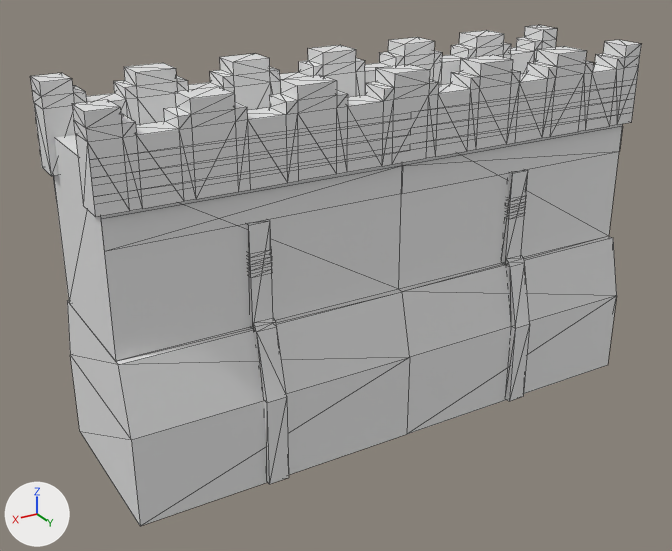
The COLLADA model art/meshes/structural/chin_wall_medium.dae as it was, and as the next commit left it.
Camera for both pictures: a 50 mm camera at (0.522, 0.815, 0.474) aimed at (0.033, -0.001, 0.067). Arrows for +X, +Y and +Z are at lower left; the lights stay in place. Mesh edges are drawn as thin lines. Where no turn or scale is listed for an object, it has been applied to the vertices.
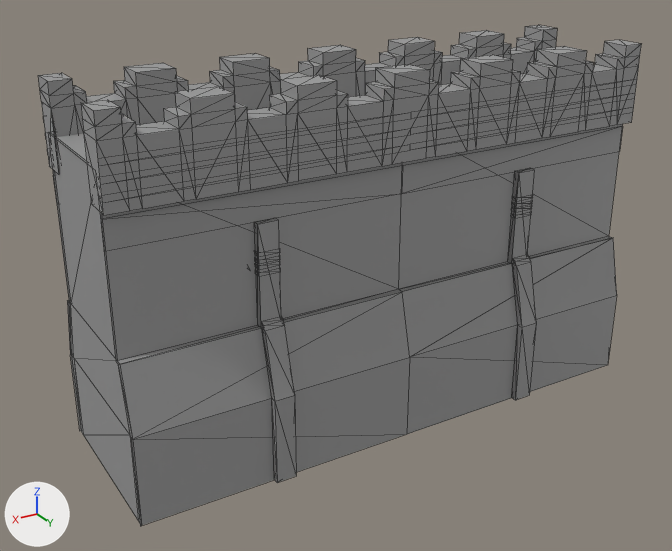
The newer file is also turned or shifted as a whole; pictures and numbers use the older file's frame.

Boxes (x1, y1, x2, y2) around the edits, measured in the pictures (672 x 551 px; the box of a moved part takes in the faces that stretch with it):
'Cube', reshaped
    before: (30, 25, 641, 526)
    after: (38, 25, 641, 526)
part 1 of me_cube_mesh_001, moved or reshaped
    before: (506, 255, 530, 401)
    after: (511, 254, 536, 400)
part 2 of me_cube_mesh_001, moved or reshaped
    before: (253, 318, 289, 484)
    after: (261, 317, 296, 483)
part 3 of me_cube_mesh_001, rebuilt
    before: (247, 249, 272, 258)
    after: (255, 248, 280, 257)
part 4 of me_cube_mesh_001, rebuilt (8% wider)
    before: (503, 169, 528, 265)
    after: (508, 168, 535, 264)
part 5 of me_cube_mesh_001, rebuilt
    before: (506, 201, 526, 208)
    after: (512, 200, 533, 207)
part 6 of me_cube_mesh_001, rebuilt
    before: (247, 220, 273, 329)
    after: (254, 218, 281, 327)
part 7 of me_cube_mesh_001, rebuilt
    before: (247, 256, 272, 265)
    after: (255, 255, 280, 264)
part 8 of me_cube_mesh_001, rebuilt
    before: (506, 206, 526, 213)
    after: (512, 206, 532, 212)
part 9 of me_cube_mesh_001, rebuilt
    before: (506, 212, 525, 219)
    after: (511, 211, 532, 218)
part 10 of me_cube_mesh_001, rebuilt
    before: (507, 195, 527, 202)
    after: (512, 194, 533, 201)
part 11 of me_cube_mesh_001, rebuilt (8% wider)
    before: (248, 269, 272, 277)
    after: (255, 268, 281, 276)
part 12 of me_cube_mesh_001, added
    after: (54, 137, 140, 522)
part 13 of me_cube_mesh_001, moved or reshaped
    before: (30, 73, 75, 176)
    after: (38, 73, 78, 174)
part 14 of me_cube_mesh_001, moved or reshaped
    before: (72, 100, 411, 217)
    after: (81, 100, 411, 215)
part 15 of me_cube_mesh_001, moved or reshaped
    before: (248, 262, 272, 271)
    after: (255, 261, 280, 269)
part 16 of me_cube_mesh_001, recoloured
    both: (73, 25, 641, 361)

Diff of the bpy script that builds the scene:
```diff
--- a/art/meshes/structural/chin_wall_medium.dae.py
+++ b/art/meshes/structural/chin_wall_medium.dae.py
@@ mat_material_003_001 @@
+mat_material_003_001 = principled_material('Material_003_001')
+mat_material_003_001.base_color = (0.328, 0.328, 0.328)  # grey #9b9b9b
+mat_material_003_001.roughness = 0.44
@@ me_cube_mesh_001 @@
-me_cube_mesh_001.from_pydata(...)  # 674 vertices, 956 faces; spans x -0.313..0.317, y -0.104..0.102, z -0.239..0.16
+me_cube_mesh_001.from_pydata(...)  # 695 vertices, 966 faces; spans x -0.313..0.309, y -0.104..0.104, z -0.239..0.16
+# me_cube_mesh_001 part 1: the loose piece of 16 vertices spanning x -0.166..-0.144, y 0.078..0.102, z -0.238..-0.065 is moved by (-0.008, 0.002, 0.0), in mat_material_003_001 (grey #9b9b9b)
+# me_cube_mesh_001 part 2: the loose piece of 16 vertices spanning x 0.151..0.174, y 0.078..0.102, z -0.238..-0.065 is moved by (-0.008, 0.002, 0.0), in mat_material_003_001 (grey #9b9b9b)
+# me_cube_mesh_001 part 3: the loose piece of 8 vertices spanning x 0.151..0.174, y 0.07..0.078, z 0.003..0.007 is rebuilt with 8 vertices and now spans x 0.143..0.166, y 0.072..0.08, z 0.003..0.007, in mat_material_003_001 (grey #9b9b9b)
+# me_cube_mesh_001 part 4: the loose piece of 8 vertices spanning x -0.166..-0.144, y 0.07..0.078, z -0.072..0.035 is rebuilt with 8 vertices and now spans x -0.174..-0.151, y 0.072..0.079, z -0.072..0.035, in mat_material_003_001 (grey #9b9b9b)
+# me_cube_mesh_001 part 5: the loose piece of 8 vertices spanning x -0.166..-0.143, y 0.07..0.078, z -0.004..0.0 is rebuilt with 8 vertices and now spans x -0.174..-0.151, y 0.072..0.08, z -0.004..0.0, in mat_material_003_001 (grey #9b9b9b)
+# me_cube_mesh_001 part 6: the loose piece of 8 vertices spanning x 0.151..0.174, y 0.07..0.078, z -0.072..0.035 is rebuilt with 8 vertices and now spans x 0.143..0.166, y 0.072..0.079, z -0.072..0.035, in mat_material_003_001 (grey #9b9b9b)
+# me_cube_mesh_001 part 7: the loose piece of 8 vertices spanning x 0.151..0.174, y 0.07..0.078, z -0.004..0.0 is rebuilt with 8 vertices and now spans x 0.143..0.166, y 0.072..0.08, z -0.004..0.0, in mat_material_003_001 (grey #9b9b9b)
+# me_cube_mesh_001 part 8: the loose piece of 8 vertices spanning x -0.166..-0.143, y 0.07..0.078, z -0.01..-0.006 is rebuilt with 8 vertices and now spans x -0.174..-0.151, y 0.072..0.08, z -0.01..-0.006, in mat_material_003_001 (grey #9b9b9b)
+# me_cube_mesh_001 part 9: the loose piece of 8 vertices spanning x -0.166..-0.143, y 0.07..0.078, z -0.017..-0.013 is rebuilt with 8 vertices and now spans x -0.174..-0.151, y 0.072..0.08, z -0.017..-0.013, in mat_material_003_001 (grey #9b9b9b)
+# me_cube_mesh_001 part 10: the loose piece of 8 vertices spanning x -0.166..-0.143, y 0.07..0.078, z 0.003..0.007 is rebuilt with 8 vertices and now spans x -0.174..-0.151, y 0.072..0.08, z 0.003..0.007, in mat_material_003_001 (grey #9b9b9b)
+# me_cube_mesh_001 part 11: the loose piece of 8 vertices spanning x 0.151..0.174, y 0.07..0.078, z -0.017..-0.013 is rebuilt with 8 vertices and now spans x 0.143..0.166, y 0.072..0.08, z -0.017..-0.013, in mat_material_003_001 (grey #9b9b9b)
+# me_cube_mesh_001 part 12: a new loose piece of 14 vertices spanning x 0.308, y -0.096..0.097, z -0.239..0.108, in mat_material_003_001 (grey #9b9b9b)
+# me_cube_mesh_001 part 13: 3 vertices moved from x 0.316, y -0.084, z 0.083..0.114 to x 0.309, y -0.084, z 0.089..0.121; 11 vertices removed from x 0.316..0.317, y -0.084..-0.05, z 0.071..0.16; 12 vertices added at x 0.306..0.309, y -0.084..-0.05, z 0.071..0.16
+# me_cube_mesh_001 part 14: 5 vertices moved from x 0.316..0.317, y 0.051..0.084, z 0.089..0.16 to x 0.309, y 0.051..0.084, z 0.083..0.16; 9 vertices removed from x 0.316..0.317, y 0.051..0.084, z 0.071..0.147; 9 vertices added at x 0.309, y 0.051..0.084, z 0.071..0.147
+# me_cube_mesh_001 part 15: 5 vertices removed from x 0.151..0.174, y 0.07..0.078, z -0.01..-0.006; 8 vertices added at x 0.143..0.166, y 0.072..0.08, z -0.01..-0.006
+# me_cube_mesh_001 part 16: 602 faces spanning x -0.313..0.309, y -0.104..0.084, z -0.238..0.16 switch from no material to mat_material_003_001 (grey #9b9b9b)
```
